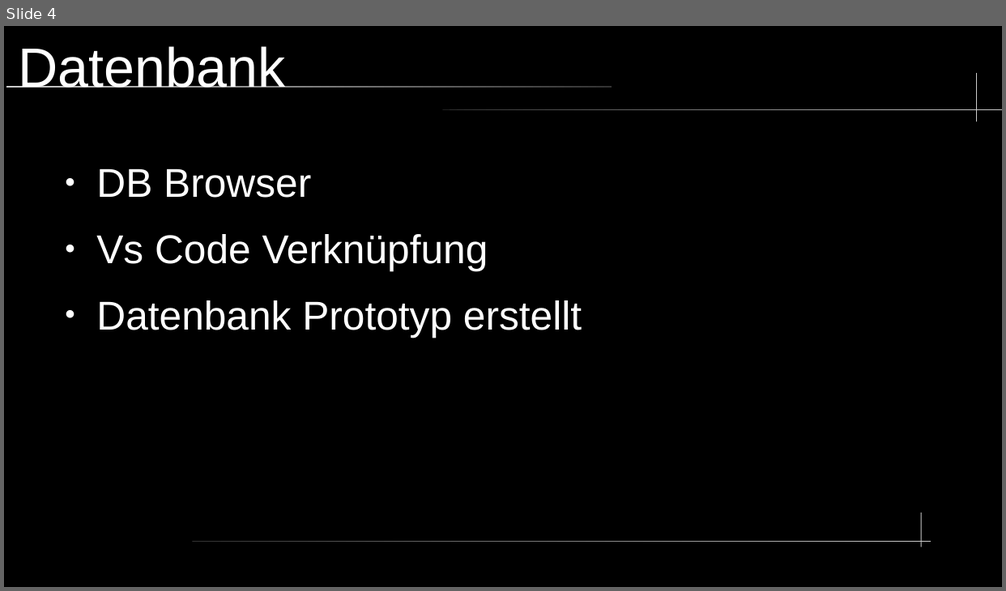
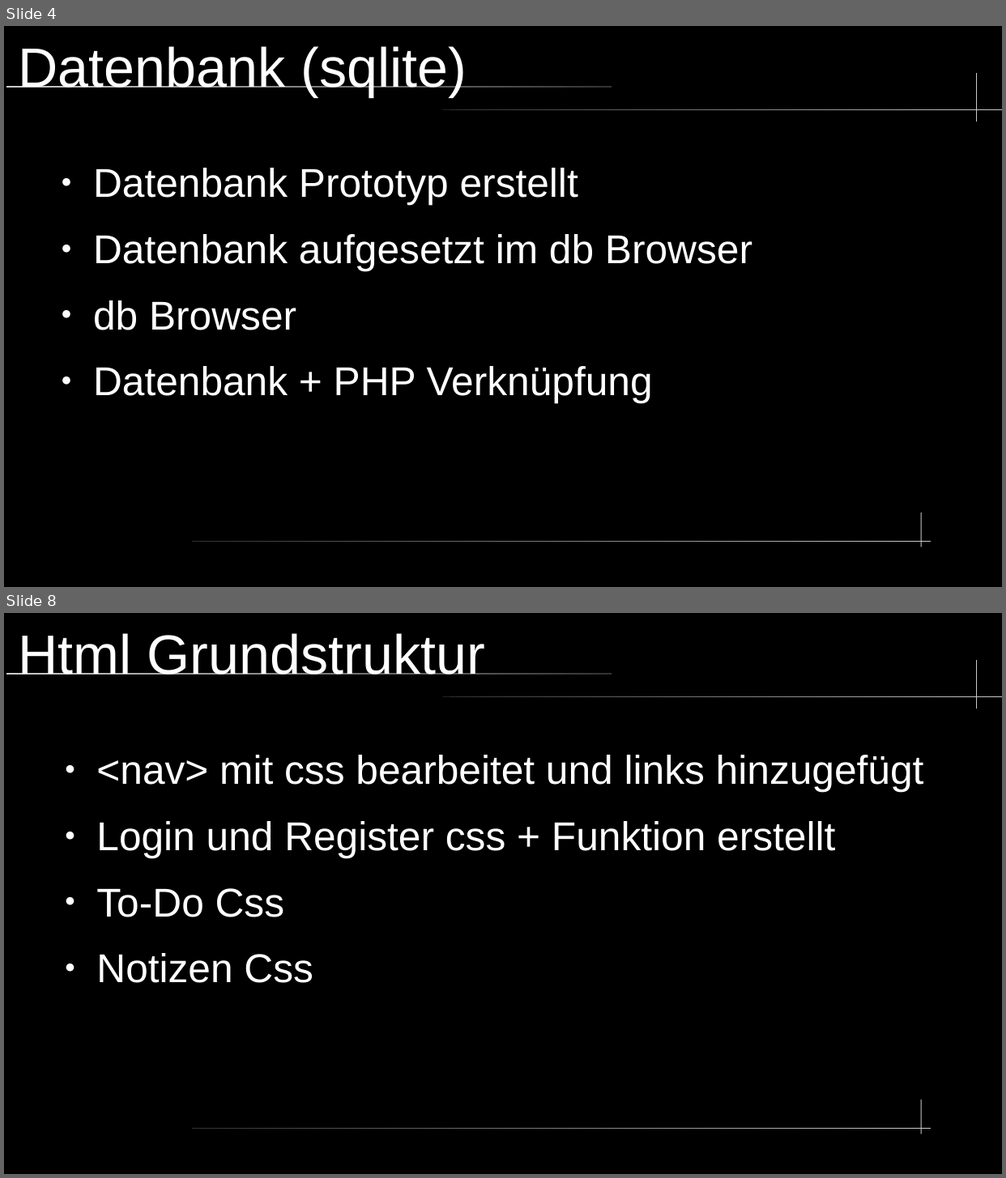
Before and after one commit to Timo348/Projektarbeit, a slide deck: (no_code)/Presifür18.odp. Shown one above the other, each under a label of ours: slide 4 before the commit, slides 4 and 8 after it; the slides between them are not shown. The pictures are 1006x591 and 1006x1178 pixels, drawn with LibreOffice and Linux fonts; fonts in the diff are those of the drawing. Boxes give left, top, right and bottom in pixels: in the first picture for what was removed or moved away, otherwise in the second. Text is boxed around its words. In the diff, an @@ line names an element or a change of style, - is before the commit and + after.

```diff
--- a/(no_code)/Presifür18.odp
+++ b/(no_code)/Presifür18.odp
@@ slide 8 added at (x1=4, y1=613, x2=1002, y2=1174), background #000000; not listed: 5 template elements that a slide beside it also shows @@
@@ title added at (x1=19, y1=633, x2=485, y2=675), 44 pt, text #FFFFFF @@
+Html Grundstruktur
@@ text added at (x1=96, y1=755, x2=924, y2=983), 32 pt, text #FFFFFF @@
+● <nav> mit css bearbeitet und links hinzugefügt
+● Login und Register css + Funktion erstellt
+● To-Do Css
+● Notizen Css
@@ slide 4 changed as well @@
@@ title at (x1=19, y1=46, x2=467, y2=97): text changed @@
-Datenbank
+Datenbank (sqlite)
@@ text at (x1=96, y1=169, x2=488, y2=271): paragraphs removed @@
-● DB Browser
-● Vs Code Verknüpfung
@@ text at (x1=93, y1=234, x2=752, y2=403): paragraphs added @@
+● Datenbank aufgesetzt im db Browser
+● db Browser
+● Datenbank + PHP Verknüpfung
```
Also in this commit, not shown: 3 other slides changed, 3 other slides added, 1 other file.
